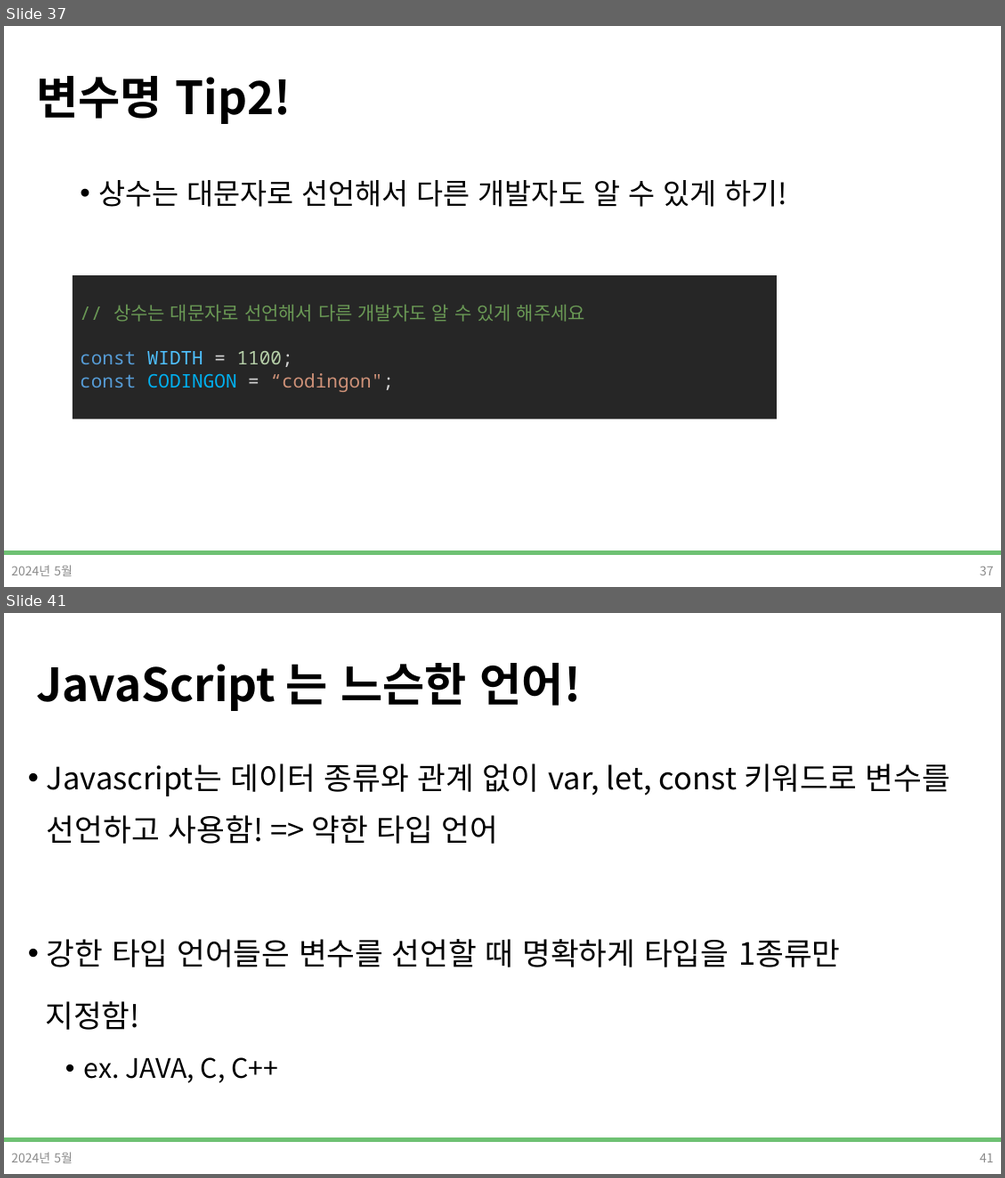
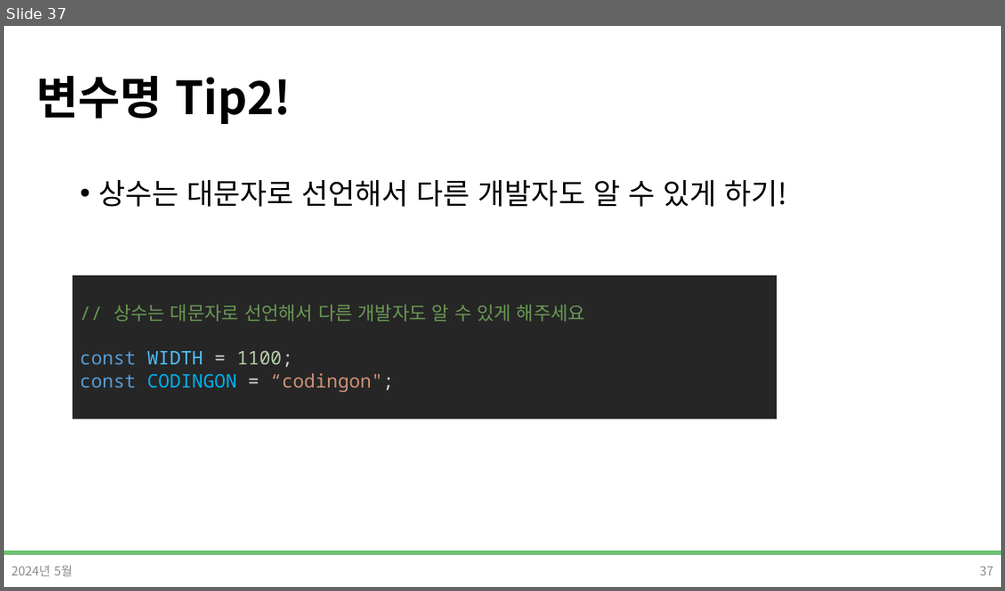
Before and after one commit to DevDamon0527/SeSAC_Yeongdeungpo_Campus_6th, a slide deck: material/[SeSAC_YDP_6] 04_1_Javascript.pptx. Shown one above the other, each under a label of ours: slides 37 and 41 before the commit, slide 37 after it; the slides between them are not shown. The pictures are 1005x1178 and 1005x591 pixels, drawn with LibreOffice and Linux fonts; fonts in the diff are those of the drawing; background and template pictures are left out. Boxes give left, top, right and bottom in pixels: in the first picture for what was removed or moved away, otherwise in the second. Text is boxed around its words. In the diff, an @@ line names an element or a change of style, - is before the commit and + after.

```diff
--- a/material/[SeSAC_YDP_6] 04_1_Javascript.pptx
+++ b/material/[SeSAC_YDP_6] 04_1_Javascript.pptx
@@ slide 41 removed at (4, 613, 1001, 1174), background #FFFFFF; not listed: 1 template element that a slide beside it also shows @@
@@ title removed at (36, 663, 581, 711) @@
-JavaScript 는 느슨한 언어!
@@ text removed at (45, 763, 950, 1083) @@
-• Javascript는 데이터 종류와 관계 없이 var, let, const 키워드로 변수를 선언하고 사용함! => 약한 타입 언어
-• 강한 타입 언어들은 변수를 선언할 때 명확하게 타입을 1종류만
-지정함!
-  • ex. JAVA, C, C++
@@ text removed at (11, 1151, 73, 1163) @@
-2024년 5월
@@ page number removed at (979, 1153, 994, 1162) @@
-41
```
Also in this commit, not shown: 6 slides changed, 83 other slides removed, 9 other files.
